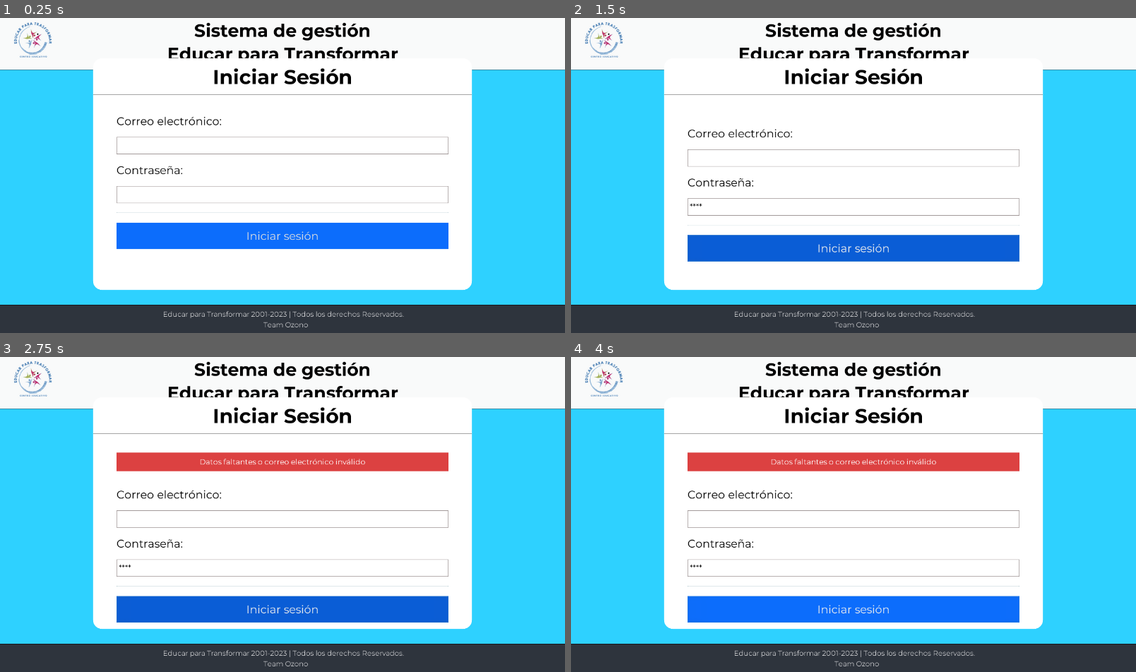
Above: before the commit, frames 1-4 (two rows, left to right).
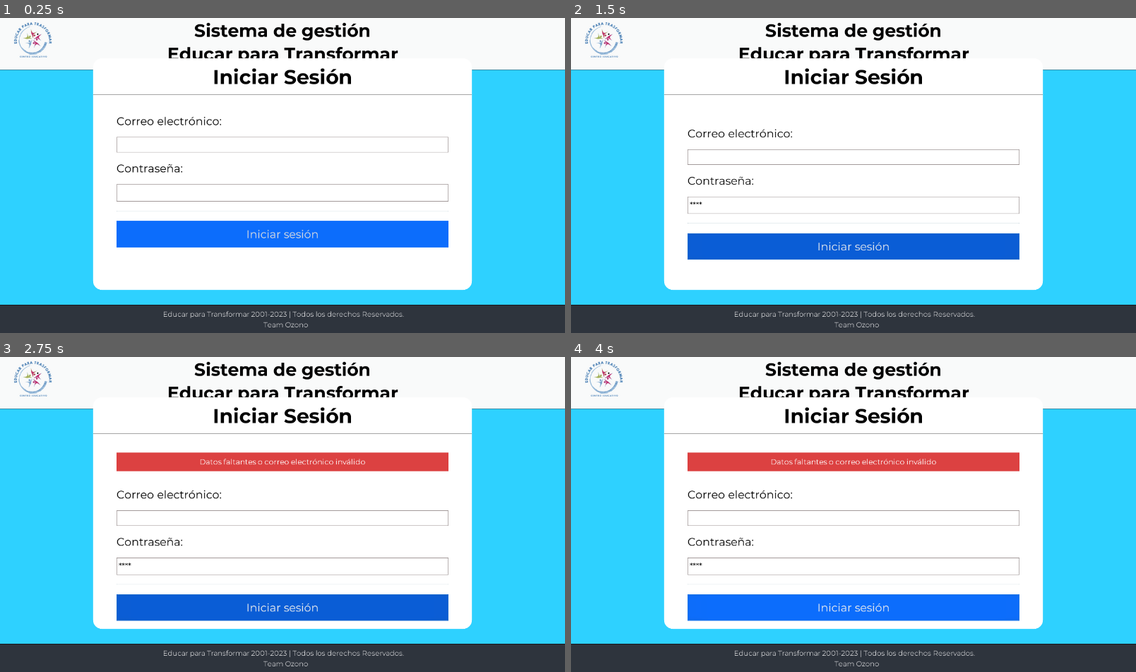
Above: after the commit, the same moments.

Repository: Matias-Barboza/DesktopAppEducarParaTransformar
Game: Godot game, scene res://Pantallas/PantallaInicioDeSesion.tscn
Two runs of this game, one before a commit and one after it. Both use one fixed random seed, a clock stepped at 60 frames per second and the inputs below.
Inputs (mouse positions are in pixels of both pictures, inside the frame that each line leads up to):
- Up to frame 1 (0.25 s): no input
- Up to frame 2 (1.5 s): click (853, 194) at 0.52 s; type "Alex" at 0.6 s; click "Iniciar sesión" at 1.25 s
- Up to frame 3 (2.75 s): click "Iniciar sesión" at 2 s
- Up to frame 4 (4 s): click "Iniciar sesión" at 2.75 s; tap Enter at 3.5 s; move the mouse to (977, 498) at 3.52 s; hold Q (abc123) from 3.53 s (still down); click (977, 498) at 3.67 s

The runs differ from the first frame. In frame 1, 2.0% of the frame differs, in the area x 20-80%, y 42-74%; in frame 2, 2.1%; in frame 3, 2.1%, in the area x 20-80%, y 53-85%; in frame 4, 2.1%.

Commit message:
Arrelgo tablas
eso

Diff:
--- a/Contenedores/Tablas/Tabla.gd
+++ b/Contenedores/Tablas/Tabla.gd
@@ -6,6 +6,7 @@
 
 export var ruta_fila = ""
 
+onready var hijos_tabla = $VBoxContainer/PanelContainer2/ScrollContainer/VBoxContainer
 
 var data = []
 var numero_columnas = 0
@@ -16,9 +17,7 @@
 
 
 func _ready():
-
 	fila = load(ruta_fila)
-
 	connect("data_recibida", self, "data_a_completar")
 
 
@@ -44,6 +43,15 @@
 			fila.get_node("VBoxContainer/HBoxContainer").get_child(j).text = str(data[i][j])
 
 
+func reiniciar_tabla():
+	var hijos = hijos_tabla.get_child_count()
+	var i = 0
+	if hijos > 0:
+		while i < hijos:
+			hijos_tabla.get_child(i).queue_free()
+			i += 1
+
+
 func obtener_numero_columnas():
 
 	return get_node("VBoxContainer/PanelContainer/HBoxContainer").get_child_count()
@@ -52,6 +60,7 @@
 func set_data(data_externa:Array):
 
 	data = data_externa
+	fila = load(ruta_fila)
 	emit_signal("data_recibida")
 
 
--- a/Contenedores/VBoxContainerDatos.tscn
+++ b/Contenedores/VBoxContainerDatos.tscn
@@ -7,9 +7,12 @@
 size = 25
 font_data = ExtResource( 1 )
 
-[sub_resource type="DynamicFont" id=4]
+[sub_resource type="DynamicFontData" id=46]
+font_path = "res://Recursos/Montserrat-Regular.ttf"
+
+[sub_resource type="DynamicFont" id=47]
 size = 18
-font_data = ExtResource( 1 )
+font_data = SubResource( 46 )
 
 [sub_resource type="StyleBoxFlat" id=5]
 content_margin_left = 5.0
@@ -75,44 +78,47 @@
 text = "Correo electrónico:"
 valign = 1
 
-[node name="TextEditCE" type="TextEdit" parent="."]
+[node name="LineEdit" type="LineEdit" parent="."]
 margin_top = 52.0
 margin_right = 444.0
-margin_bottom = 91.0
-rect_min_size = Vector2( 0, 39 )
+margin_bottom = 87.0
+custom_colors/cursor_color = Color( 0, 0, 0, 1 )
 custom_colors/font_color = Color( 0, 0, 0, 1 )
-custom_fonts/font = SubResource( 4 )
+custom_fonts/font = SubResource( 47 )
 custom_styles/normal = SubResource( 5 )
+caret_blink = true
 
 [node name="LabelContraseña" type="Label" parent="."]
-margin_top = 111.0
+margin_top = 107.0
 margin_right = 444.0
-margin_bottom = 143.0
+margin_bottom = 139.0
 custom_colors/font_color = Color( 0, 0, 0, 1 )
 custom_fonts/font = SubResource( 2 )
 text = "Contraseña:"
 valign = 1
 
 [node name="TextEditContrasenha" type="TextEdit" parent="."]
-margin_top = 163.0
+margin_top = 159.0
 margin_right = 444.0
-margin_bottom = 202.0
+margin_bottom = 198.0
 rect_min_size = Vector2( 0, 39 )
+focus_next = NodePath("../ButtonIS")
 custom_colors/font_color = Color( 0, 0, 0, 1 )
 custom_fonts/font = SubResource( 6 )
 custom_styles/normal = SubResource( 7 )
 script = ExtResource( 3 )
 
 [node name="HSeparator" type="HSeparator" parent="."]
-margin_top = 222.0
+margin_top = 218.0
 margin_right = 444.0
-margin_bottom = 226.0
+margin_bottom = 222.0
 
 [node name="ButtonIS" type="Button" parent="."]
-margin_top = 246.0
+margin_top = 242.0
 margin_right = 444.0
-margin_bottom = 306.0
+margin_bottom = 302.0
 rect_min_size = Vector2( 0, 60 )
+focus_previous = NodePath("../TextEditContrasenha")
 custom_fonts/font = SubResource( 18 )
 custom_styles/hover = SubResource( 8 )
 custom_styles/pressed = SubResource( 10 )
--- a/Pantallas/Login.gd
+++ b/Pantallas/Login.gd
@@ -15,7 +15,7 @@
 
 
 onready var request = $LoginRequest
-onready var correo = $PanelInicioDeSesion/VBoxContainerDatos/TextEditCE
+onready var correo = $PanelInicioDeSesion/VBoxContainerDatos/LineEdit
 onready var vboxcontainer_datos = $PanelInicioDeSesion/VBoxContainerDatos
 onready var label_datos_invalidos = $PanelInicioDeSesion/LabelInvalido
 onready var spinner_carga = $PanelInicioDeSesion/Spinner
--- a/Pantallas/PantallaInicioDeSesion.tscn
+++ b/Pantallas/PantallaInicioDeSesion.tscn
@@ -242,7 +242,7 @@
 [node name="LabelCE" parent="PanelInicioDeSesion/VBoxContainerDatos" index="0"]
 margin_right = 752.0
 
-[node name="TextEditCE" parent="PanelInicioDeSesion/VBoxContainerDatos" index="1"]
+[node name="LineEdit" parent="PanelInicioDeSesion/VBoxContainerDatos" index="1"]
 margin_right = 752.0
 
 [node name="LabelContraseña" parent="PanelInicioDeSesion/VBoxContainerDatos" index="2"]
--- a/Pantallas/PantallaPadre.gd
+++ b/Pantallas/PantallaPadre.gd
@@ -93,7 +93,6 @@
 		for hijo in json.result.childrens:
 			listaHijos.append(hijo)
 
-			print("hay un hijo")
 
 			#Carga de los nombres de los hijos en la seleccion de hijos para notas y horarios
 			seleccion_hijos_horarios.get_popup().add_item(hijo["firstname"] + " " + hijo["lastname"])
@@ -111,7 +110,9 @@
 func _on_Horarios_request_completed(result, response_code, headers, body):
 	if response_code == 200:
 		var json = JSON.parse(body.get_string_from_utf8())
-
+		tabla_horarios.reiniciar_tabla()
+		arreglo_horarios = []
+		yield(get_tree().create_timer(0.5), "timeout")
 		for materia in json.result:
 			for horario in materia.schedules:
 
@@ -154,7 +155,9 @@
 func _on_Notas_request_completed(result, response_code, headers, body):
 	if response_code == 200:
 		var json = JSON.parse(body.get_string_from_utf8())
-
+		tabla_notas.reiniciar_tabla()
+		arreglo_materias = []
+		yield(get_tree().create_timer(0.5), "timeout")
 		for nota in json.result:
 			datos_materia.insert(0, nota["class_name"])
 			datos_materia.insert(1, nota.numeric_note_1)
--- a/project.godot
+++ b/project.godot
@@ -96,6 +96,12 @@
 
 [input]
 
+ui_focus_next={
+"deadzone": 0.5,
+"events": [ Object(InputEventKey,"resource_local_to_scene":false,"resource_name":"","device":0,"alt":false,"shift":false,"control":false,"meta":false,"command":false,"pressed":false,"scancode":16777218,"physical_scancode":0,"unicode":0,"echo":false,"script":null)
+, Object(InputEventKey,"resource_local_to_scene":false,"resource_name":"","device":0,"alt":false,"shift":false,"control":false,"meta":false,"command":false,"pressed":false,"scancode":0,"physical_scancode":16777218,"unicode":0,"echo":false,"script":null)
+ ]
+}
 abc123={
 "deadzone": 0.5,
 "events": [ Object(InputEventKey,"resource_local_to_scene":false,"resource_name":"","device":0,"alt":false,"shift":false,"control":false,"meta":false,"command":false,"pressed":false,"scancode":81,"physical_scancode":0,"unicode":0,"echo":false,"script":null)
Not shown: 1 places in Contenedores/VBoxContainerDatos.tscn that only renumber resources
